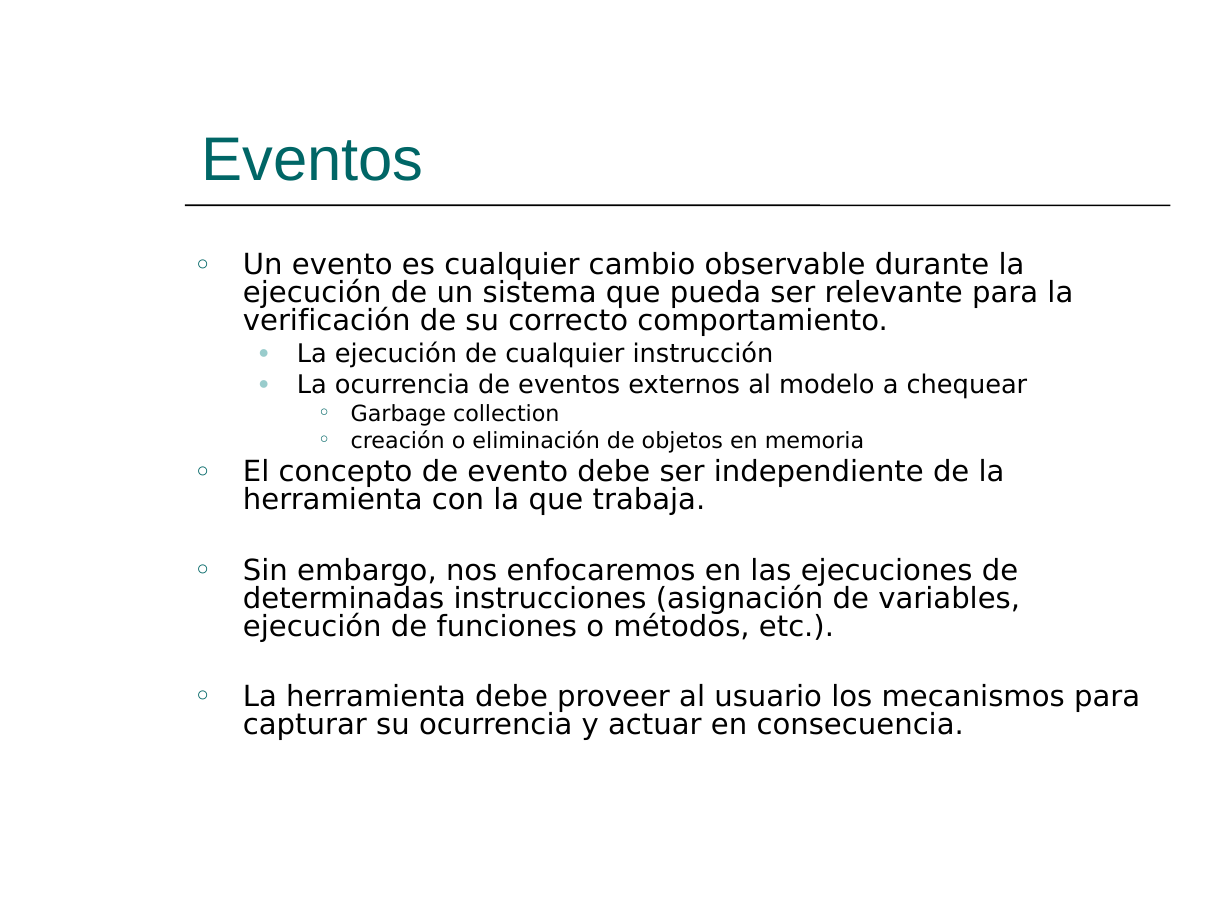
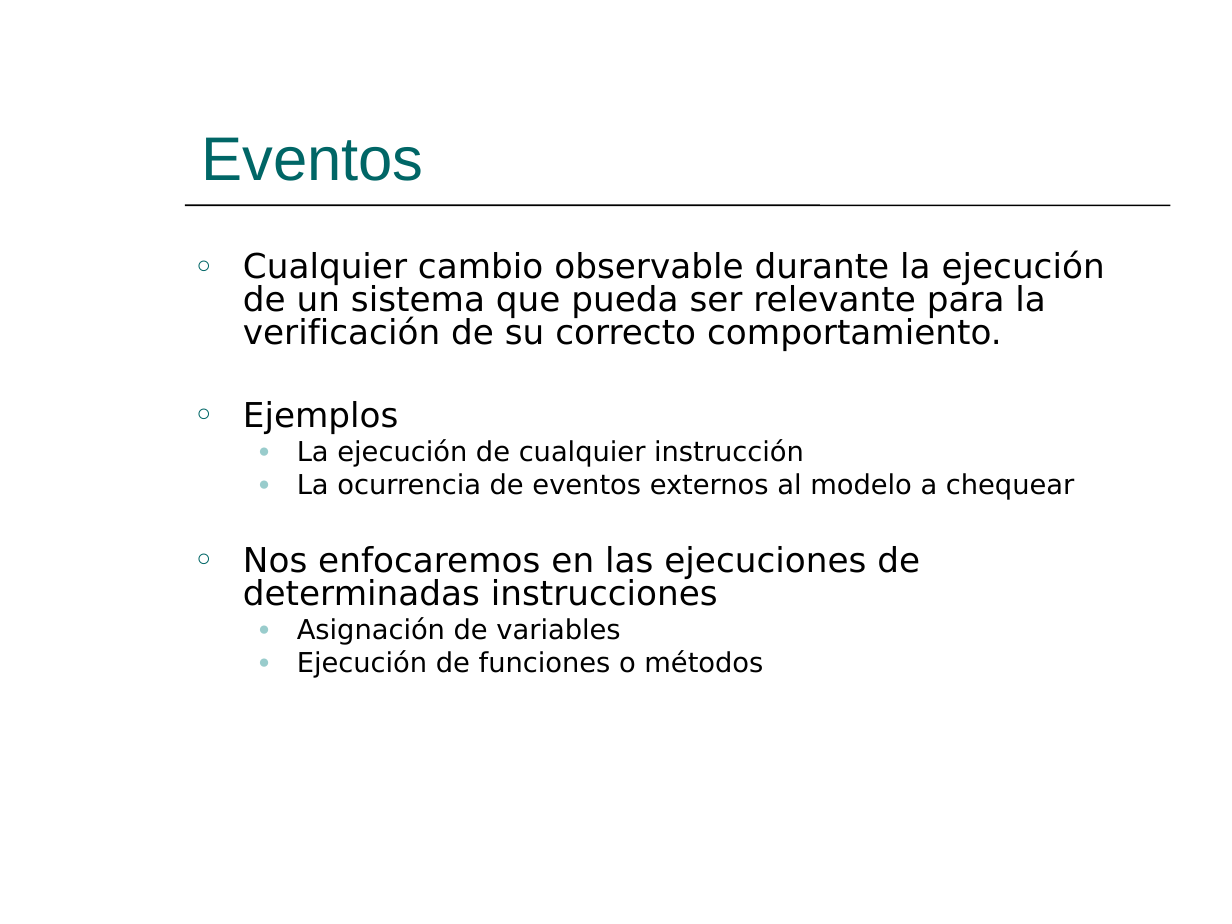
Before and after one commit to hugomelendez/tesis-jpf-2006, a slide deck: slide 12 of tesis-doc/Presentación.ppt (slide 10 before the commit). Drawn at 1232x924 pixels with LibreOffice and Linux fonts; fonts in the diff are those of the drawing. Boxes give left, top, right and bottom in pixels: in the first picture for what was removed or moved away, otherwise in the second. Text is boxed around its words. In the diff, an @@ line names an element or a change of style, - is before the commit and + after.

```diff
--- a/tesis-doc/Presentación.ppt
+++ b/tesis-doc/Presentación.ppt
@@ text at [243,251,1105,434]: text changed; size 17 to 20 pt @@
-○ Un evento es cualquier cambio observable durante la ejecución de un sistema que pueda ser relevante para la verificación de su correcto comportamiento.
+○ Cualquier cambio observable durante la ejecución de un sistema que pueda ser relevante para la verificación de su correcto comportamiento.
+○ Ejemplos
@@ text at [297,439,1074,500]: size 15 to 16 pt in "La ejecución de cualquier instrucción", "La ocurrencia de eventos externos al modelo ..." @@
@@ text at [243,546,920,678]: text changed; size 17 to 20 pt @@
-    ○ Garbage collection
-    ○ creación o eliminación de objetos en memoria
-○ El concepto de evento debe ser independiente de la herramienta con la que trabaja.
-○ Sin embargo, nos enfocaremos en las ejecuciones de determinadas instrucciones (asignación de variables, ejecución de funciones o métodos, etc.).
-○ La herramienta debe proveer al usuario los mecanismos para capturar su ocurrencia y actuar en consecuencia.
+○ Nos enfocaremos en las ejecuciones de determinadas instrucciones
+  ● Asignación de variables
+  ● Ejecución de funciones o métodos
```
Also in this commit, not shown: 27 other slides changed, 2 slides added, 1 slide removed.
